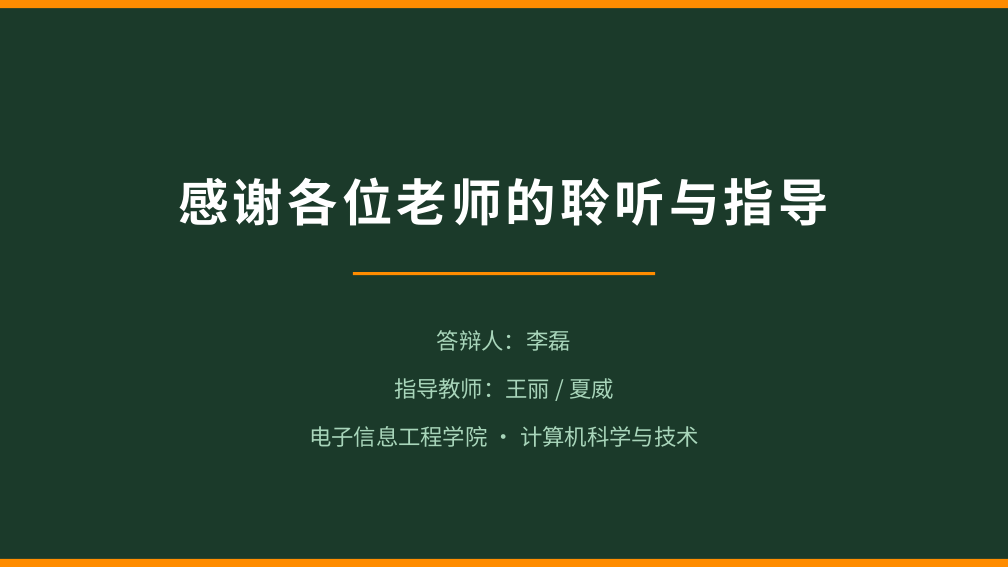
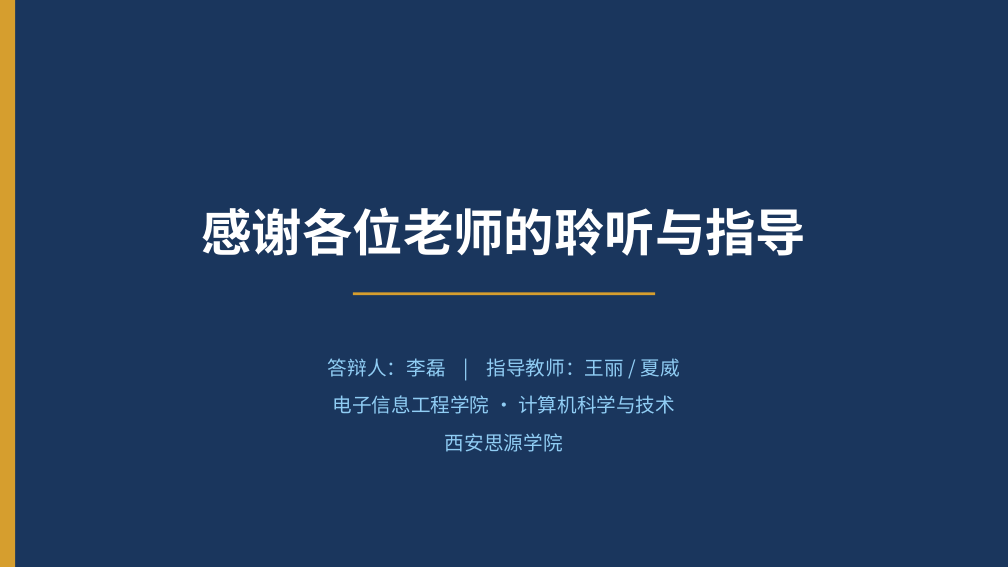
Before and after one commit to lvolk555/Trea--warehouse-, a slide deck: slide 22 of 生鲜超市综合管理系统_毕业答辩PPT.pptx (slide 24 before the commit). Drawn at 1008x567 pixels with LibreOffice and Linux fonts; fonts in the diff are those of the drawing. Boxes give left, top, right and bottom in pixels: in the first picture for what was removed or moved away, otherwise in the second. Text is boxed around its words. In the diff, an @@ line names an element or a change of style, - is before the commit and + after.

Commit message:
更新毕业答辩PPT - 采用深蓝色商务模板风格，添加学院信息

```diff
--- a/生鲜超市综合管理系统_毕业答辩PPT.pptx
+++ b/生鲜超市综合管理系统_毕业答辩PPT.pptx
@@ background #1B3A2A to #1A365D @@
@@ rectangle removed at (0, 0, 1008, 8) @@
@@ rectangle added at (0, 0, 15, 566), fill #D69E2E @@
@@ text "感谢各位老师的聆听与指导": place and size @@
-text "感谢各位老师的聆听与指导" at (178, 177, 828, 226)
+text "感谢各位老师的聆听与指导" at (202, 207, 807, 256)
@@ text "感谢各位老师的聆听与指导" at (202, 207, 807, 256): letter spacing 3 to 0 pt @@
@@ rectangle: place and size @@
-rectangle at (353, 272, 655, 275)
+rectangle at (353, 292, 655, 295)
@@ rectangle at (353, 292, 655, 295): fill #FF8C00 to #D69E2E @@
@@ text "答辩人：李磊 | 指导教师：王丽 / 夏威": place and size @@
-text "答辩人：李磊 | 指导教师：王丽 / 夏威" at (309, 330, 699, 447)
+text "答辩人：李磊 | 指导教师：王丽 / 夏威" at (328, 358, 680, 452)
@@ text at (328, 358, 680, 377): text changed; size 16 to 14 pt; text colour #A8D5BA to #90CDF4 @@
-答辩人：李磊
-指导教师：王丽 / 夏威
+答辩人：李磊 | 指导教师：王丽 / 夏威
@@ text at (333, 395, 675, 414): size 16 to 14 pt, text colour #A8D5BA to #90CDF4 in "电子信息工程学院 · 计算机科学与技术"; line spacing 1.8 to 1.6 @@
@@ text at (445, 433, 563, 452): paragraph added @@
+西安思源学院
@@ rectangle removed at (0, 558, 1008, 566) @@
```
Also in this commit, not shown: 12 other slides changed, 9 slides added, 11 slides removed.
